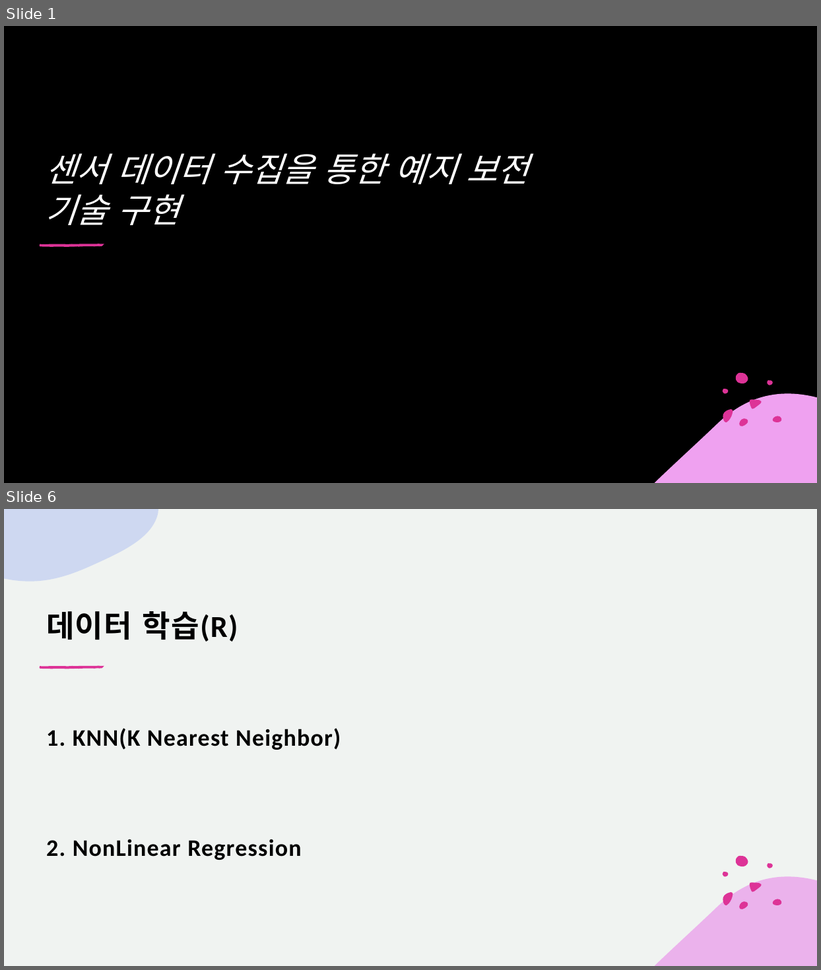
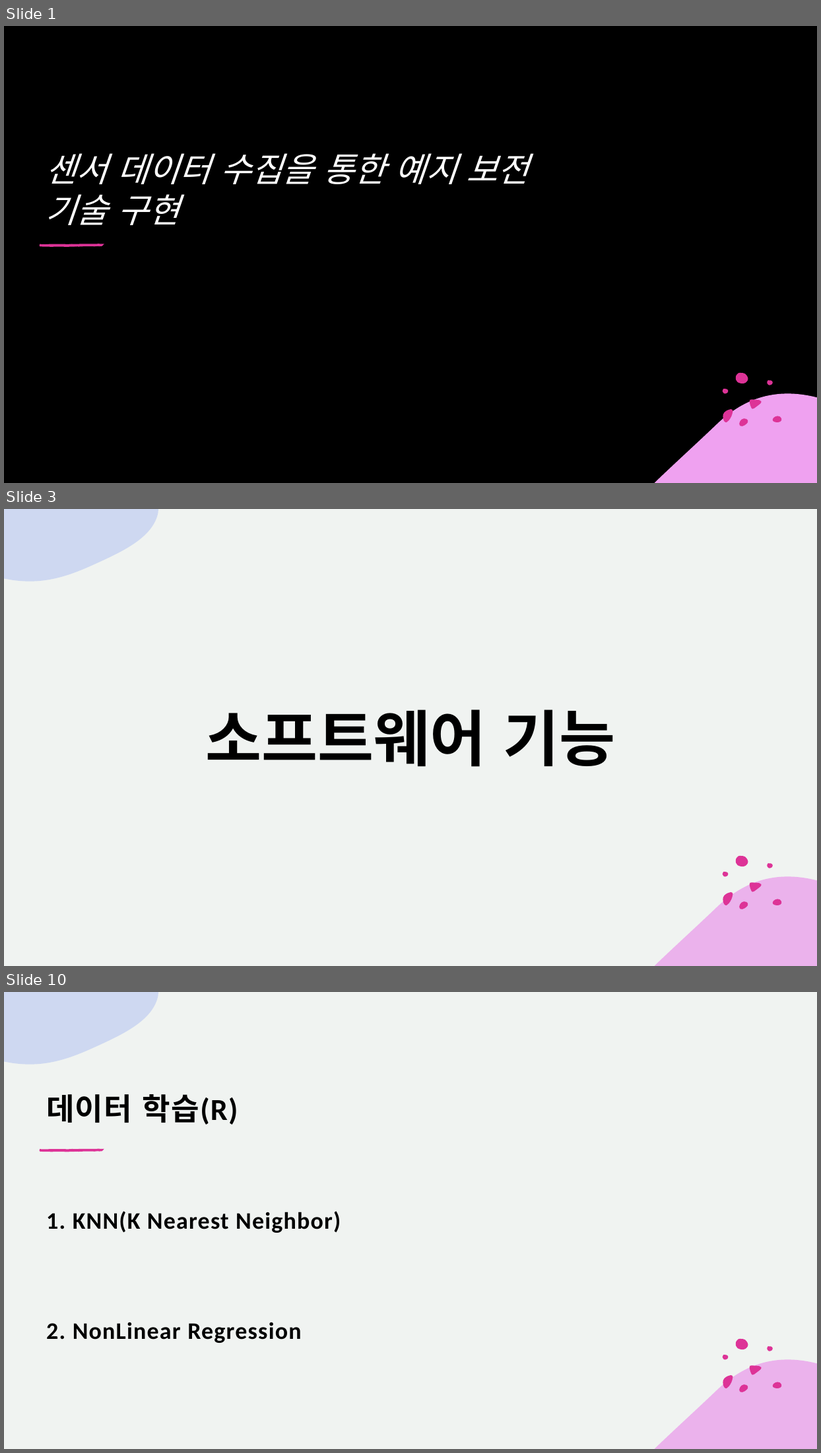
Before and after one commit to ssoonyoi/project, a slide deck: doc/프레젠테이션1.pptx. Shown one above the other, each under a label of ours: slides 1 and 6 before the commit, slides 1, 3 and 10 after it; the slides between them are not shown. The pictures are 821x970 and 821x1453 pixels, drawn with LibreOffice and Linux fonts; fonts in the diff are those of the drawing; background and template pictures are left out; a plain dark background stands for a picture behind light text. Boxes give left, top, right and bottom in pixels: in the first picture for what was removed or moved away, otherwise in the second. Text is boxed around its words. In the diff, an @@ line names an element or a change of style, - is before the commit and + after.

```diff
--- a/doc/프레젠테이션1.pptx
+++ b/doc/프레젠테이션1.pptx
@@ slide 3 added at [4, 509, 817, 966], background #F0F3F1; not listed: 9 template elements that a slide beside it also shows @@
@@ text added at [206, 710, 615, 767], 72 pt, text #000000, bold @@
+소프트웨어 기능
@@ what was slide 6 is now slide 10 @@
```
Also in this commit, not shown: 5 slides changed, 3 other slides added.
